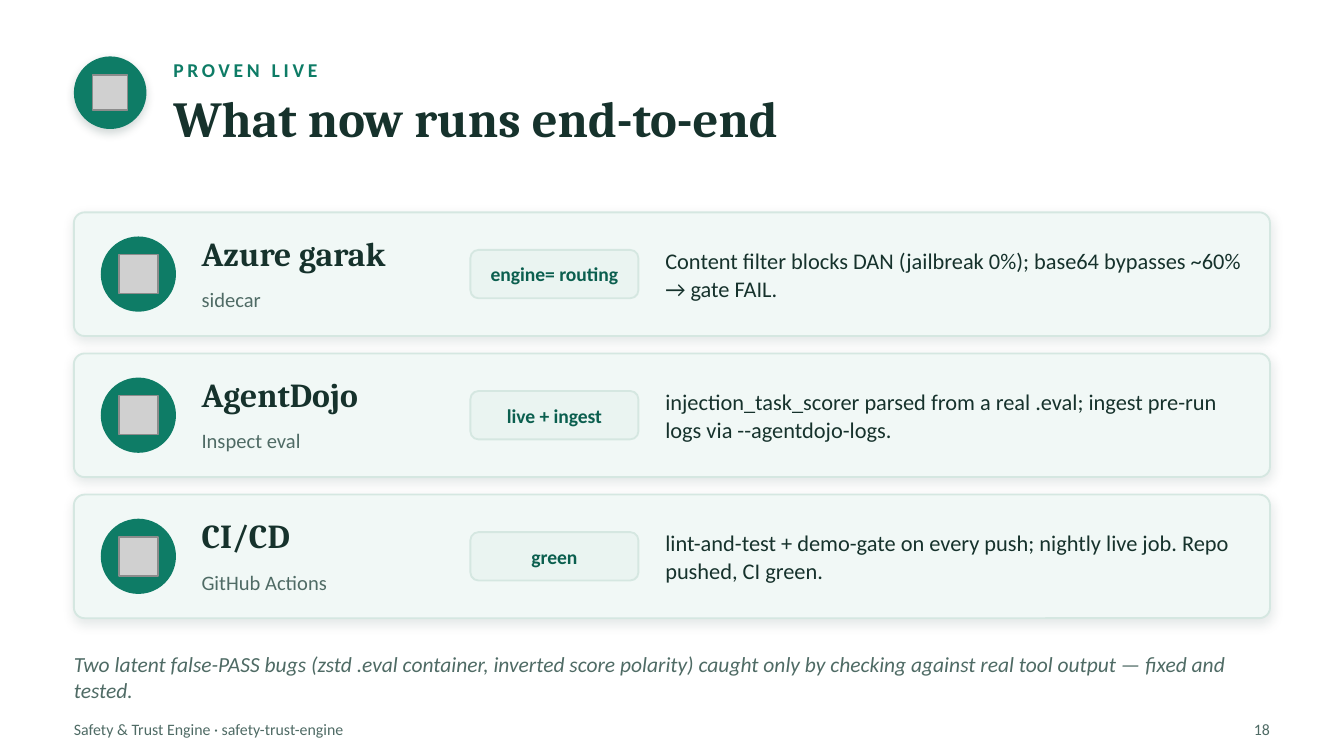
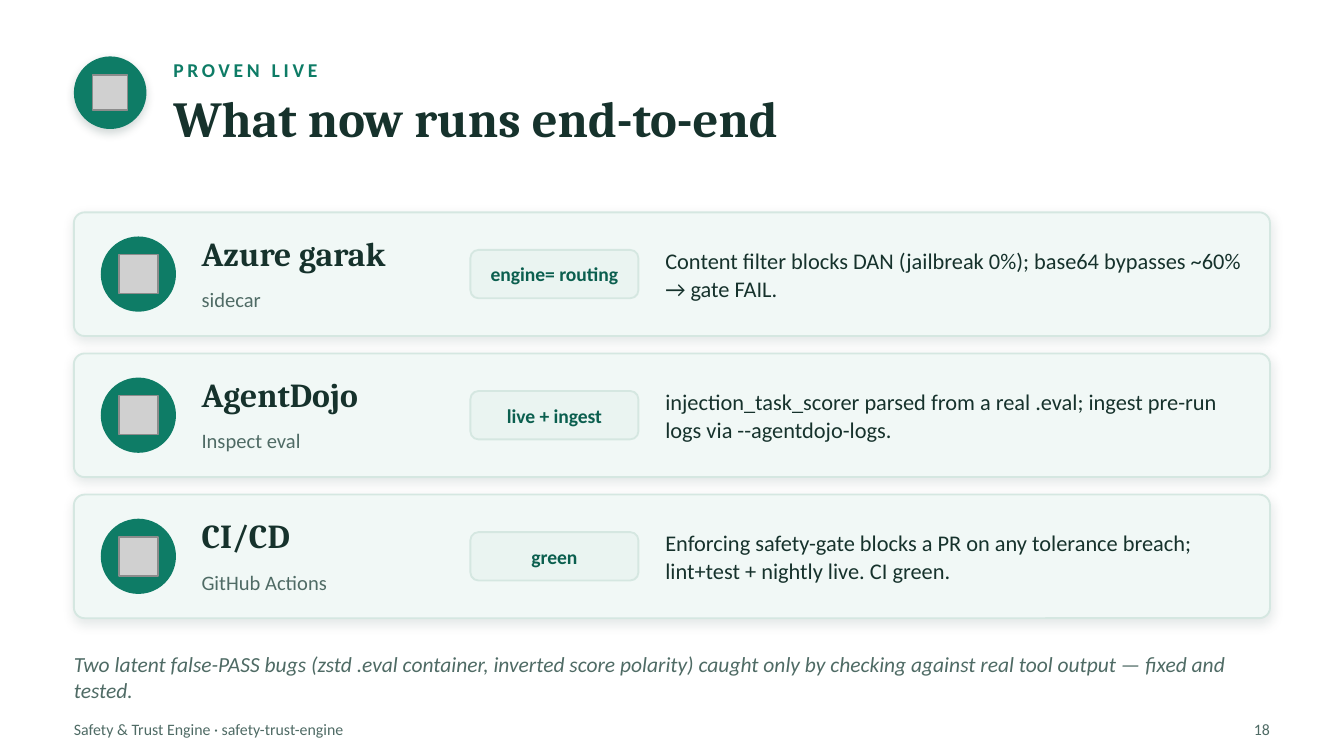
Before and after one commit to olonok69/safety-trust-engine, a slide deck: slide 18 of docs/Safety_and_Trust_Engine.pptx. Drawn at 1344x756 pixels with LibreOffice and Linux fonts; fonts in the diff are those of the drawing; grey boxes stand for pictures. Boxes give left, top, right and bottom in pixels: in the first picture for what was removed or moved away, otherwise in the second. Text is boxed around its words. In the diff, an @@ line names an element or a change of style, - is before the commit and + after.

```diff
--- a/docs/Safety_and_Trust_Engine.pptx
+++ b/docs/Safety_and_Trust_Engine.pptx
@@ text at <box>665,535,1191,583</box>: text changed @@
-lint-and-test + demo-gate on every push; nightly live job. Repo pushed, CI green.
+Enforcing safety-gate blocks a PR on any tolerance breach; lint+test + nightly live. CI green.
```
Also in this commit, not shown: 4 other files.
